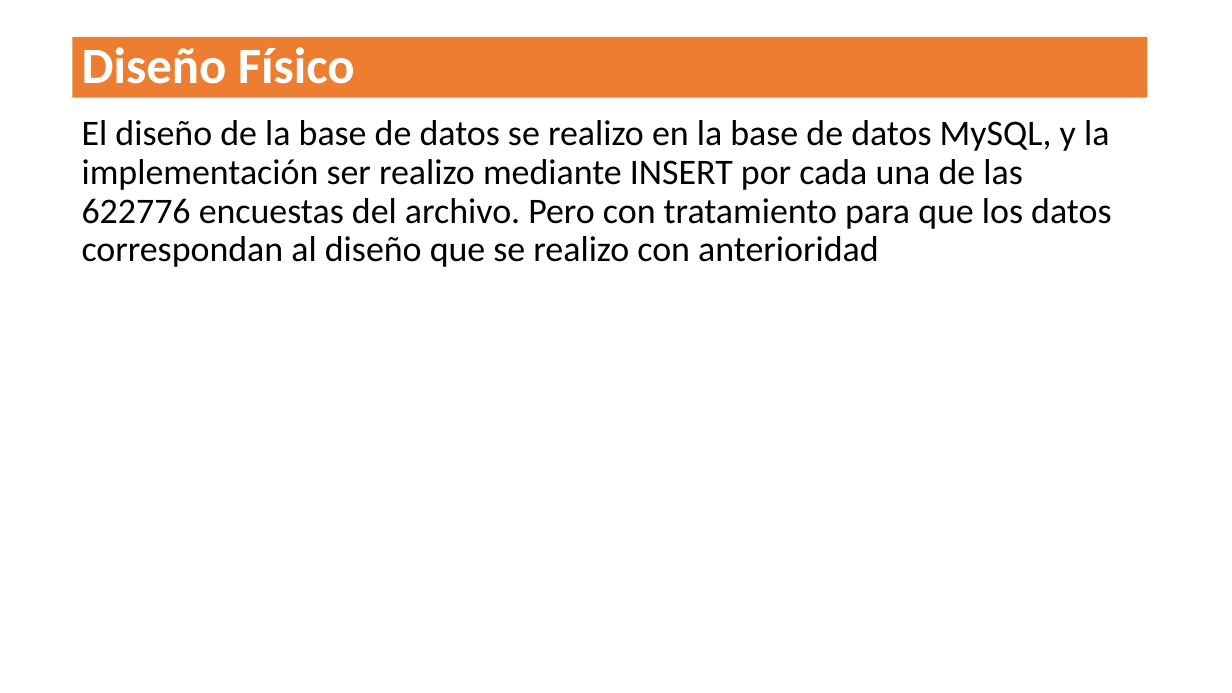
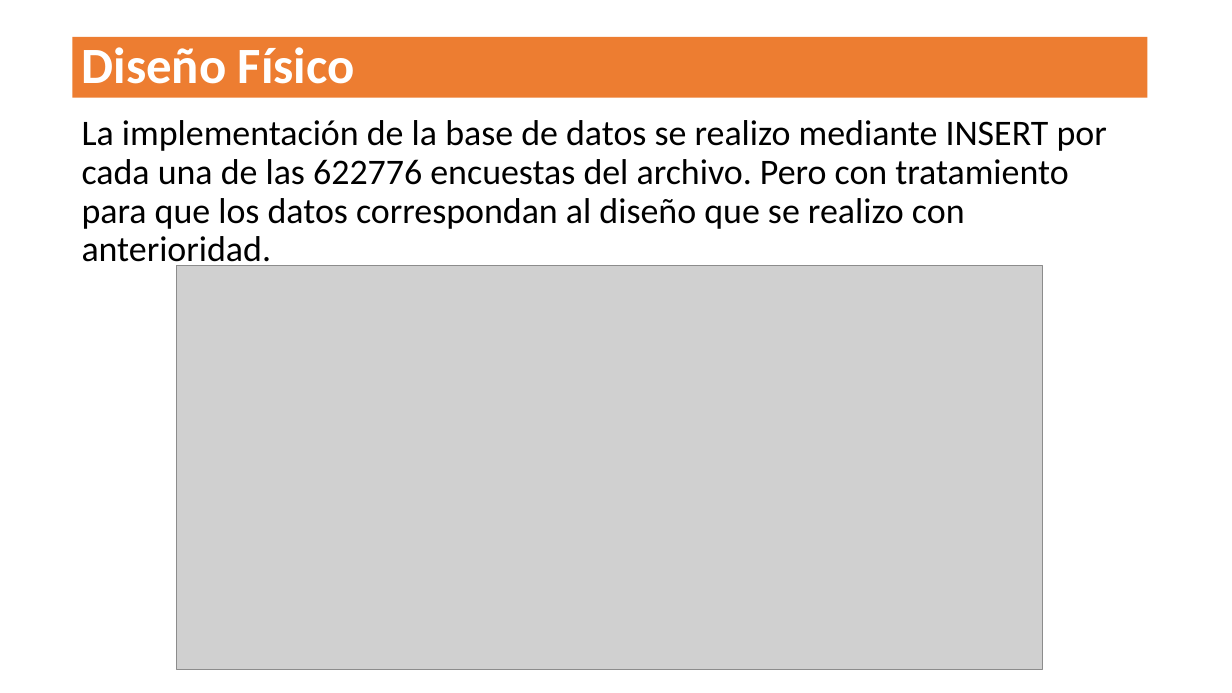
Before and after one commit to vysery98/proyectoIntegrador_IV, a slide deck: slide 8 of Presentación.pptx (slide 7 before the commit). Drawn at 1232x693 pixels with LibreOffice and Linux fonts; fonts in the diff are those of the drawing; grey boxes stand for pictures. Boxes give left, top, right and bottom in pixels: in the first picture for what was removed or moved away, otherwise in the second. Text is boxed around its words. In the diff, an @@ line names an element or a change of style, - is before the commit and + after.

Commit message:
Modificación archivos_presentación - Scripts

```diff
--- a/Presentación.pptx
+++ b/Presentación.pptx
@@ text at (82, 120, 1107, 271): text changed @@
-El diseño de la base de datos se realizo en la base de datos MySQL, y la implementación ser realizo mediante INSERT por cada una de las 622776 encuestas del archivo. Pero con tratamiento para que los datos correspondan al diseño que se realizo con anterioridad
+La implementación de la base de datos se realizo mediante INSERT por cada una de las 622776 encuestas del archivo. Pero con tratamiento para que los datos correspondan al diseño que se realizo con anterioridad.
@@ picture added at (177, 266, 1043, 670) @@
```
Also in this commit, not shown: 13 other slides changed, 6 slides added, 3 slides removed, 2 other files.
